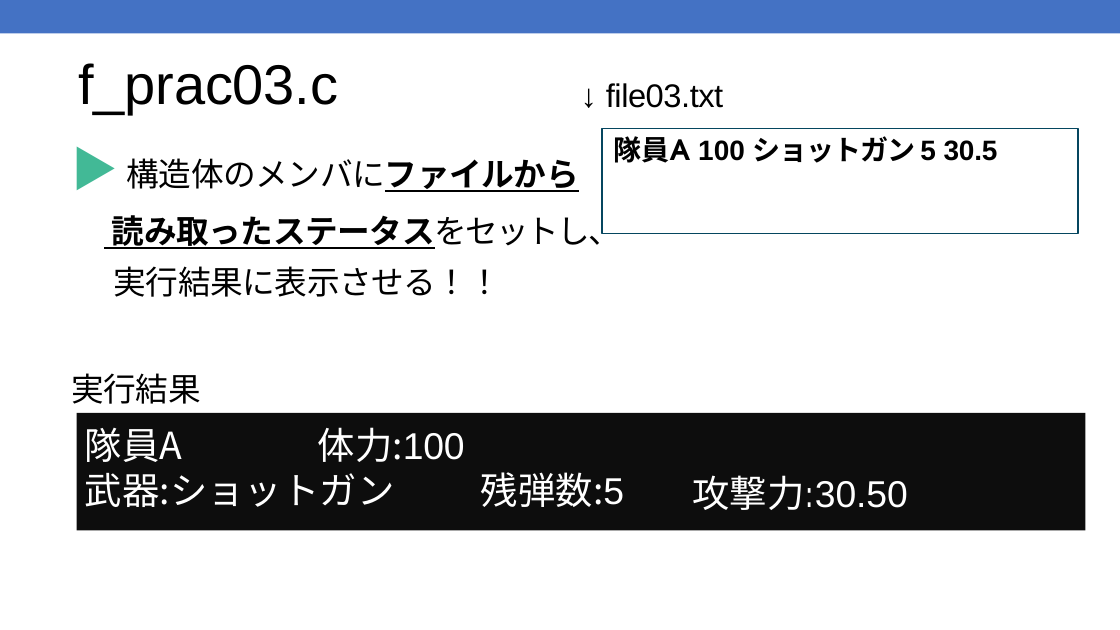
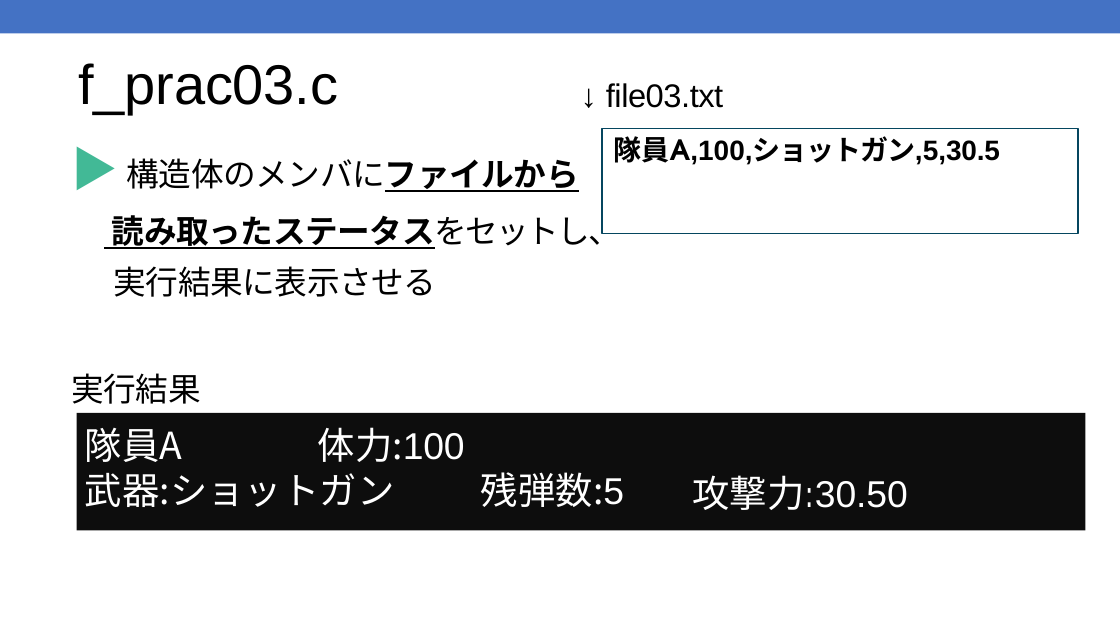
Before and after one commit to kic-murata/cpp2025, a slide deck: slide 17 of 授業資料/演習問題：ファイル処理.pptx. Drawn at 1120x630 pixels with LibreOffice and Linux fonts; fonts in the diff are those of the drawing. Boxes give left, top, right and bottom in pixels: in the first picture for what was removed or moved away, otherwise in the second. Text is boxed around its words. In the diff, an @@ line names an element or a change of style, - is before the commit and + after.

```diff
--- a/授業資料/演習問題：ファイル処理.pptx
+++ b/授業資料/演習問題：ファイル処理.pptx
@@ text in rectangle at (614, 136, 1000, 165): text changed; font Noto Sans CJK JP to Arial @@
-隊員A 100 ショットガン 5 30.5
+隊員A,100,ショットガン,5,30.5
@@ text at (112, 209, 621, 297): text changed @@
-読み取ったステータスをセットし、
-実行結果に表示させる！！
+読み取ったステータスをセットし、
+実行結果に表示させる
```
Also in this commit, not shown: 11 other slides changed, 1 other file.
